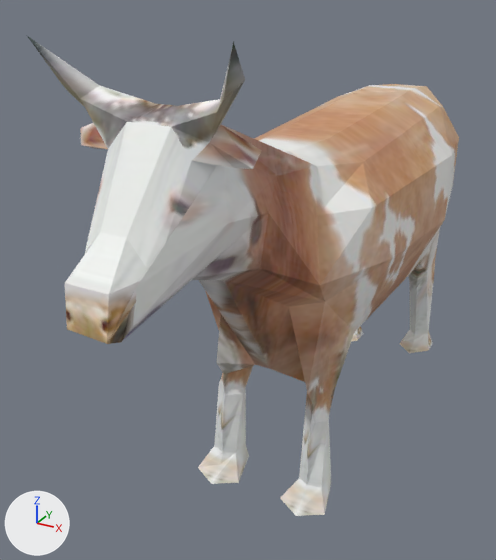
Before and after pictures for a commit that changed the Blender file blend/contrib/ufo_ai/cow/cow.blend.
Before and after are seen from a camera (50 mm lens) standing at (26.4, -65.7, 49.7) and looking at (-5.2, -8.2, 21.0). The axes (+X, +Y, +Z) are drawn at lower left. The lights are the same throughout.
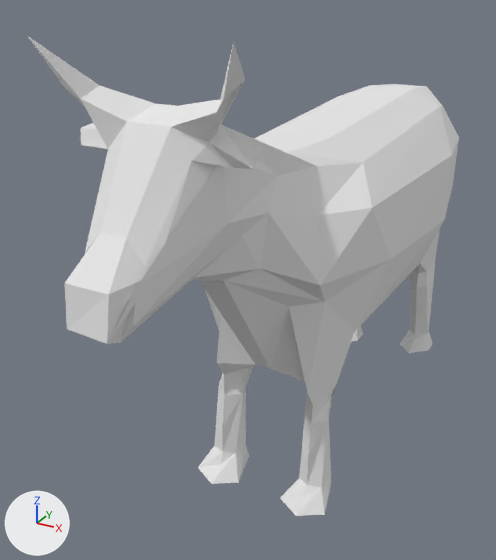
Diff of the bpy script that builds the scene:
```diff
--- a/blend/contrib/ufo_ai/cow/cow.blend.py
+++ b/blend/contrib/ufo_ai/cow/cow.blend.py
@@ mat_material @@
+mat_material = diffuse_material('Material')
+mat_material.base_color = (0.8, 0.8, 0.8)  # white #e7e7e7
@@ me_mesh @@
 me_mesh.from_pydata(...)  # 224 vertices, 444 faces; spans x -9.8..9.8, y -37.5..29.3, z -31.4..15.0
-me_mesh.materials.append(mat_cow_jpg)  # picture img_cow_jpg
+me_mesh.materials.append(mat_material)  # white #e7e7e7
```

What differs and where, as boxes [x1, y1, x2, y2] in the pictures (496 x 560 px):
'Mesh', recoloured: [27, 36, 459, 516] in both
